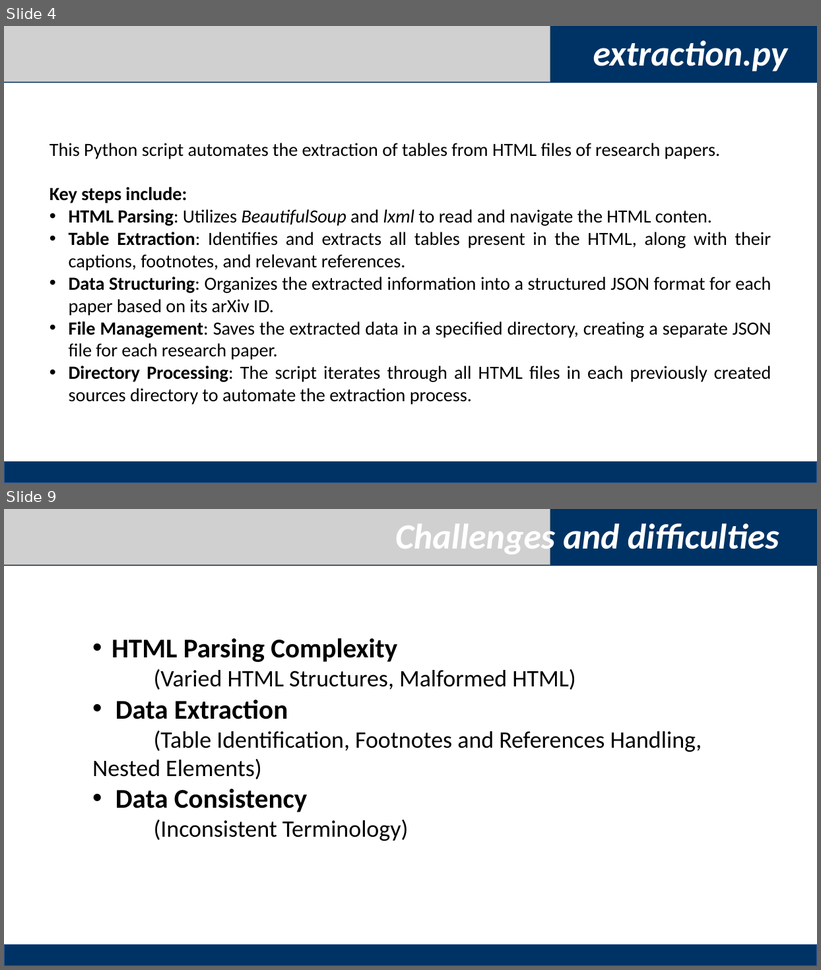
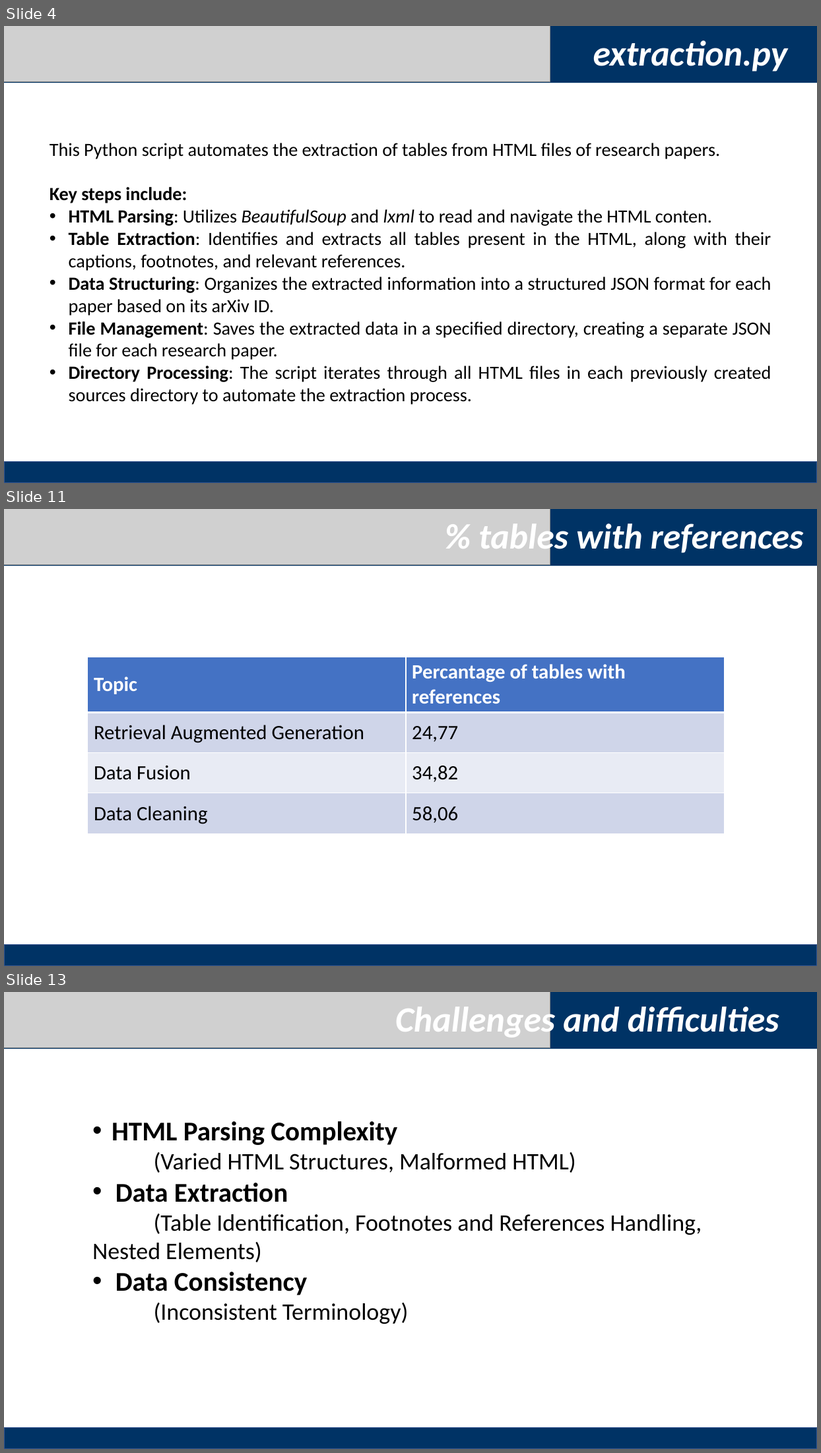
Before and after one commit to haowen3012/ID-Homerwork1, a slide deck: homework1/Homework1.pptx. Shown one above the other, each under a label of ours: slides 4 and 9 before the commit, slides 4, 11 and 13 after it; the slides between them are not shown. The pictures are 821x970 and 821x1453 pixels, drawn with LibreOffice and Linux fonts; fonts in the diff are those of the drawing; grey boxes stand for pictures. Boxes give left, top, right and bottom in pixels: in the first picture for what was removed or moved away, otherwise in the second. Text is boxed around its words. In the diff, an @@ line names an element or a change of style, - is before the commit and + after.

```diff
--- a/homework1/Homework1.pptx
+++ b/homework1/Homework1.pptx
@@ slide 11 added at [4,509,817,966], background #FFFFFF @@
@@ rectangle added at [4,509,817,566], fill #003365 @@
@@ picture added at [4,509,550,564] @@
@@ text added at [479,519,804,557], 42 pt, text #FFFFFF, bold, italic @@
+% tables with references
@@ table added at [88,657,725,833], 4 rows, 2 columns @@
+Topic | Percantage of tables with references
+Retrieval Augmented Generation | 24,77
+Data Fusion | 34,82
+Data Cleaning | 58,06
@@ rectangle added at [4,945,817,966], fill #003365, outline #325491 1 pt @@
@@ what was slide 9 is now slide 13 @@
```
Also in this commit, not shown: 2 slides changed, 7 other slides added, 4 slides removed.
